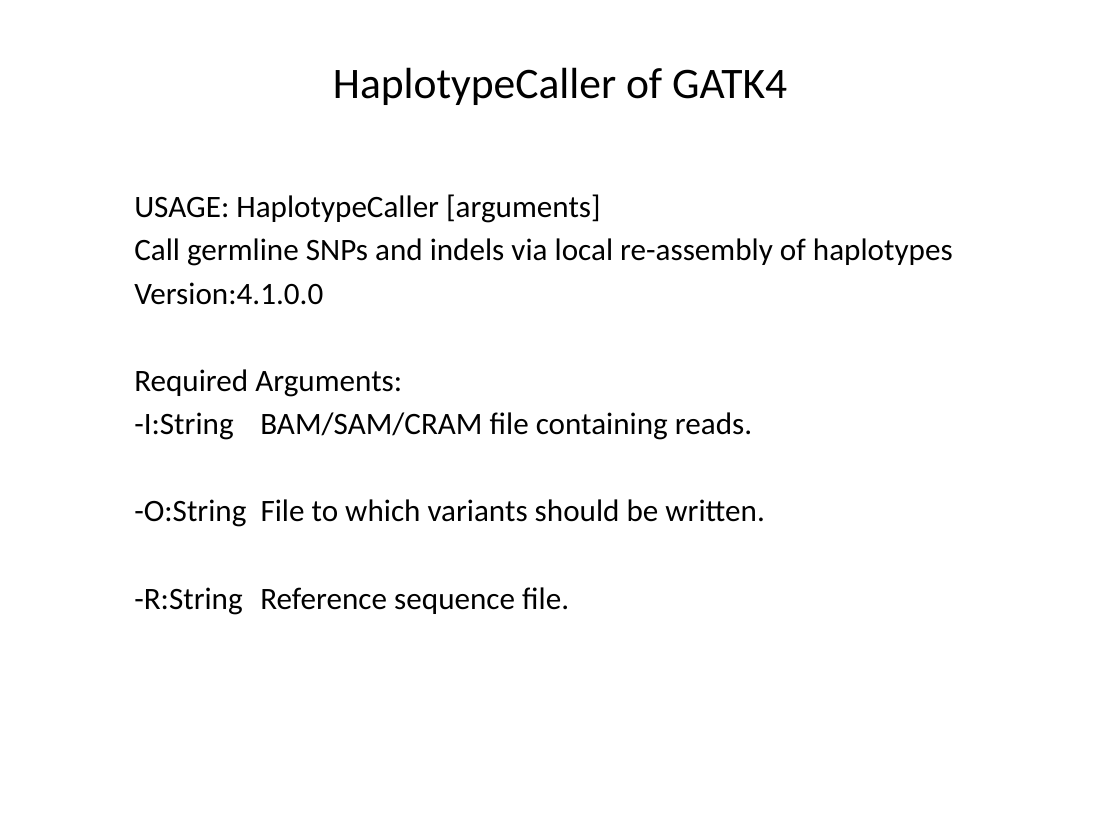
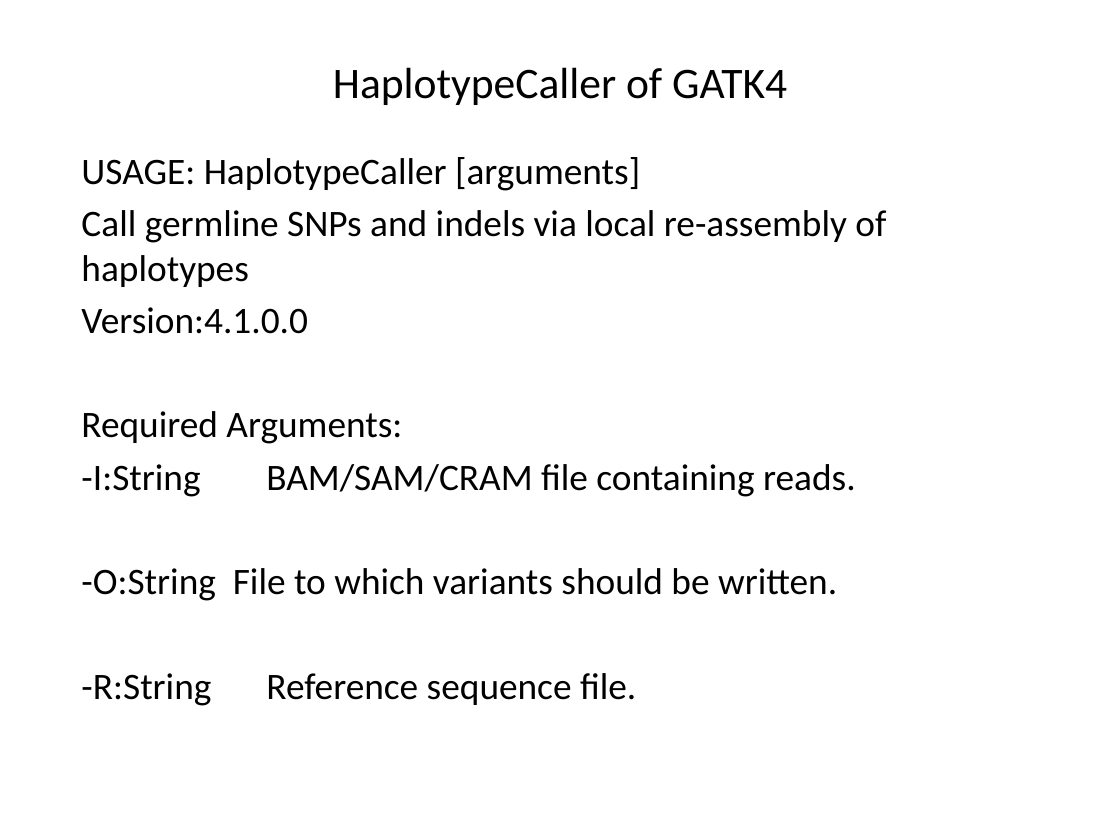
Before and after one commit to liu3zhenlab/teaching, a slide deck: slide 10 of PLPTH813Bioinformatis/2019/labs/lab07_variants.pptx. Drawn at 1120x840 pixels with LibreOffice and Linux fonts; fonts in the diff are those of the drawing. Boxes give left, top, right and bottom in pixels: in the first picture for what was removed or moved away, otherwise in the second. Text is boxed around its words. In the diff, an @@ line names an element or a change of style, - is before the commit and + after.

```diff
--- a/PLPTH813Bioinformatis/2019/labs/lab07_variants.pptx
+++ b/PLPTH813Bioinformatis/2019/labs/lab07_variants.pptx
@@ text "USAGE: HaplotypeCaller [arguments]": place and size @@
-text "USAGE: HaplotypeCaller [arguments]" at [134, 194, 953, 615]
+text "USAGE: HaplotypeCaller [arguments]" at [81, 157, 886, 706]
@@ text "USAGE: HaplotypeCaller [arguments]" at [81, 157, 886, 706]: size 20 to 24 pt @@
```
Also in this commit, not shown: 6 other slides changed, 4 other files.
